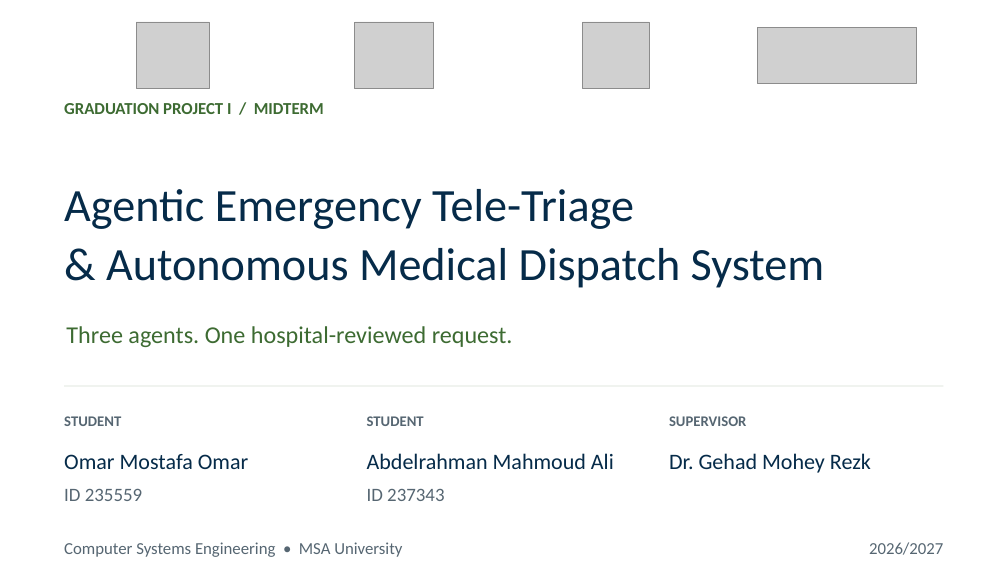
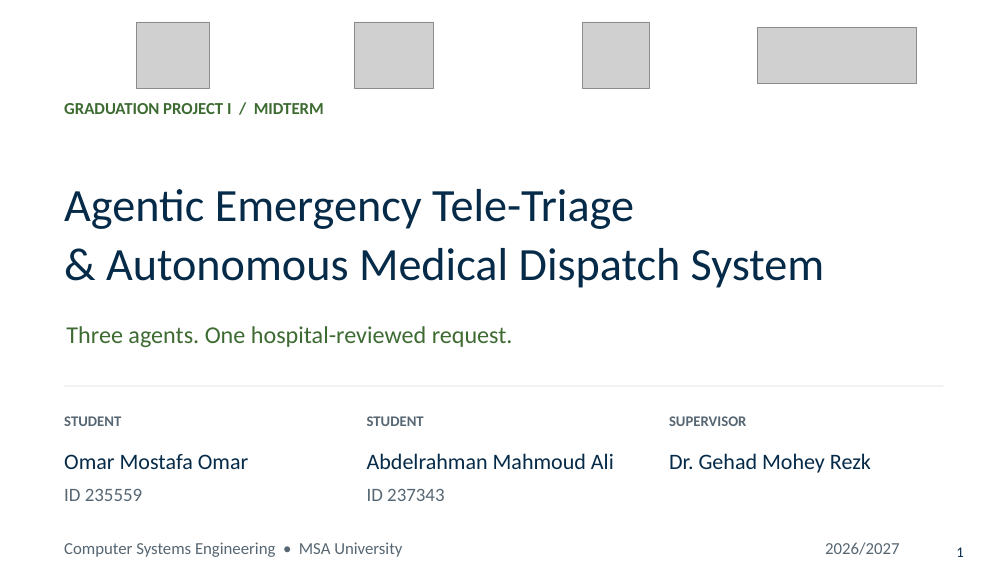
Before and after one commit to 3bdoo04/Uni-Grad, a slide deck: slide 1 of Review/Presentation/Uni-Grad - Midterm Presentation.pptx. Drawn at 1008x567 pixels with LibreOffice and Linux fonts; fonts in the diff are those of the drawing; grey boxes stand for pictures; background and template pictures are left out. Boxes give left, top, right and bottom in pixels: in the first picture for what was removed or moved away, otherwise in the second. Text is boxed around its words. In the diff, an @@ line names an element or a change of style, - is before the commit and + after.

```diff
--- a/Review/Presentation/Uni-Grad - Midterm Presentation.pptx
+++ b/Review/Presentation/Uni-Grad - Midterm Presentation.pptx
@@ text "2026/2027": place and size @@
-text "2026/2027" at (869,542,943,555)
+text "2026/2027" at (825,542,899,555)
@@ text added at (956,547,963,557), 14 pt, text #062B49 @@
+1
```
Also in this commit, not shown: 10 other slides changed, 5 slides added, 9 slides removed, 16 other files.
